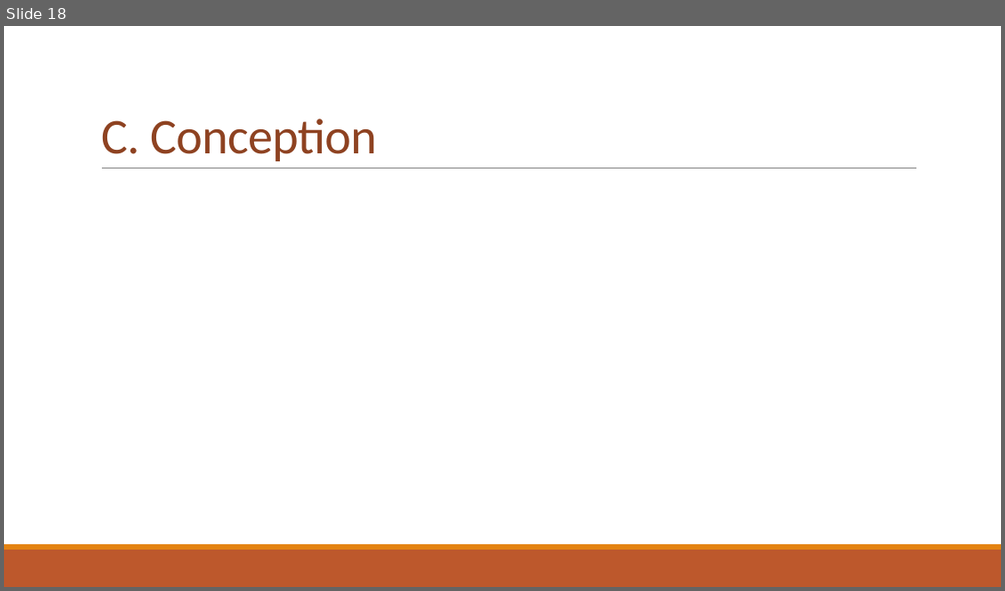
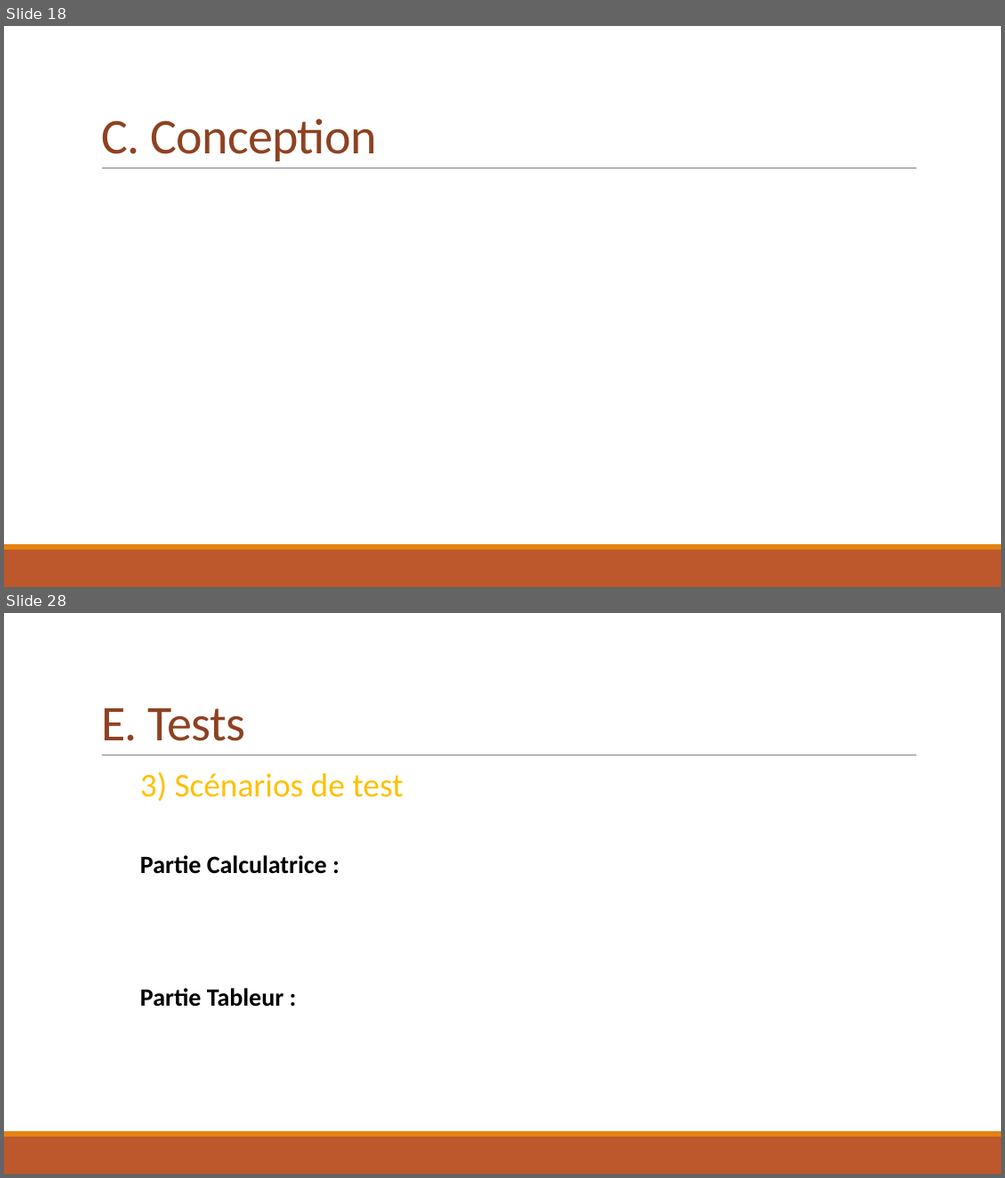
Before and after one commit to Vinvin2/Calculatrice, a slide deck: ProjetS2/PresentationProjetS2.pptx. Shown one above the other, each under a label of ours: slide 18 before the commit, slides 18 and 28 after it; the slides between them are not shown. The pictures are 1005x591 and 1005x1178 pixels, drawn with LibreOffice and Linux fonts; fonts in the diff are those of the drawing. Boxes give left, top, right and bottom in pixels: in the first picture for what was removed or moved away, otherwise in the second. Text is boxed around its words. In the diff, an @@ line names an element or a change of style, - is before the commit and + after.

Commit message:
Voilà le powerpoint, il manque juste la partie concenrant la coo mais max s'en occupe, après je sais pas si c'est comme ça que vous le vouliez mais bon si vous êtes pas heureux vous l'arrangez

```diff
--- a/ProjetS2/PresentationProjetS2.pptx
+++ b/ProjetS2/PresentationProjetS2.pptx
@@ slide 28 added at box(4, 613, 1001, 1174), background #FFFFFF; not listed: 3 template elements that a slide beside it also shows @@
@@ title added at box(101, 708, 246, 741), 48 pt, text #8E4221 @@
+E. Tests
@@ text added at box(140, 772, 403, 1006), 24 pt, text #000000, bold @@
+      3) Scénarios de test
+      Partie Calculatrice :
+      Partie Tableur :
```
Also in this commit, not shown: 10 other slides added, 1 slide removed.
